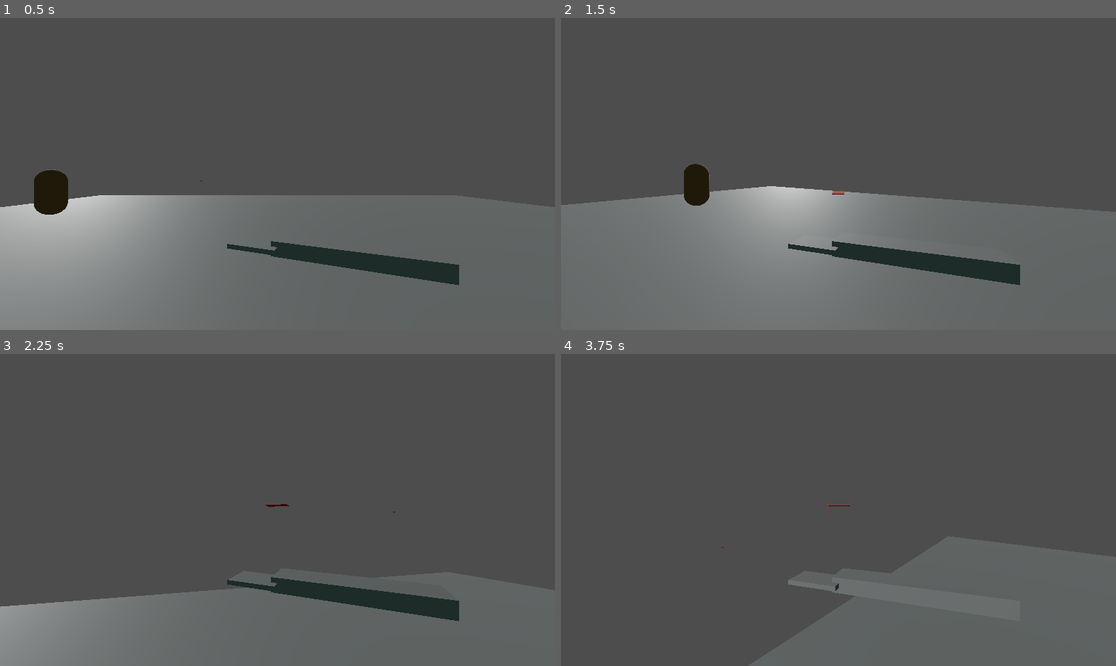
Above: before the commit, frames 1-4 (two rows, left to right).
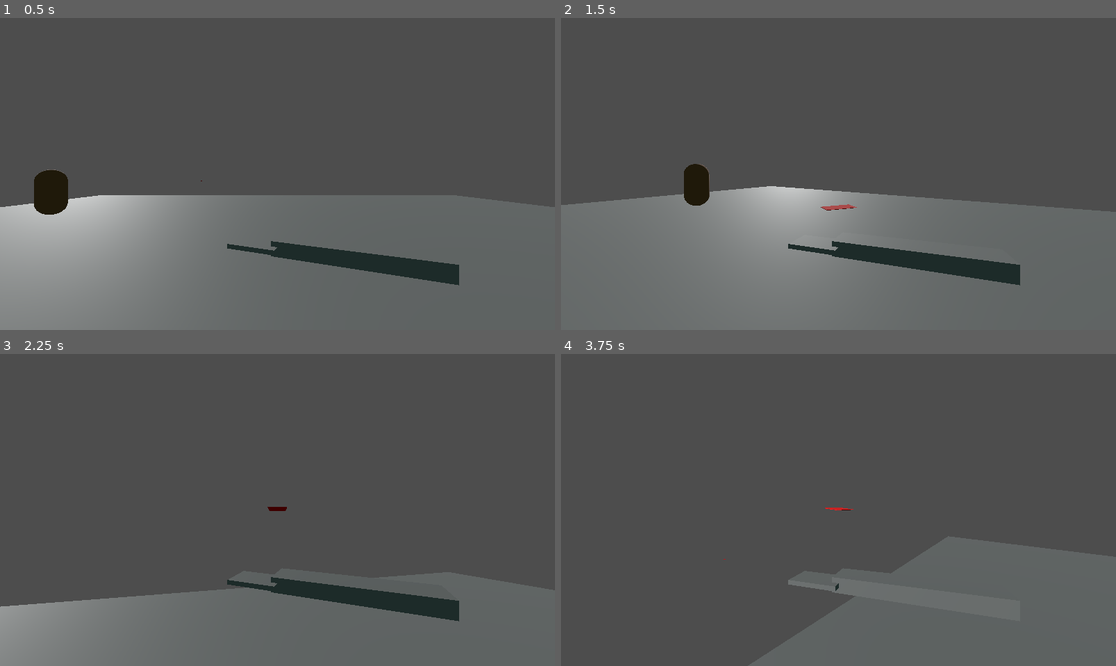
Above: after the commit, the same moments.

Repository: BlackBrad/network-ninja
Game: Godot game, scene res://scenes/test_level.tscn
Same seed, same stepped clock (60 frames per second), same inputs: the game is played once before the commit and once after it.
Inputs (mouse positions are in pixels of both pictures, inside the frame that each line leads up to):
- Up to frame 1 (0.5 s): no input
- Up to frame 2 (1.5 s): tap Enter (ui_accept) at 0.5, 0.77 s; move the mouse to (866, 174) at 0.52 s; hold W (move_forward) from 0.53 s (still down); click (866, 174) at 0.6 s; move the mouse to (810, 174) at 1.27 s; click (810, 174) at 1.35 s
- Up to frame 3 (2.25 s): keep holding W (move_forward); tap Enter (ui_accept) at 1.52 s; move the mouse to (288, 503) at 2.02 s; click (288, 503) at 2.1 s
- Up to frame 4 (3.75 s): keep holding W (move_forward); move the mouse to (832, 516) at 2.77 s; click (832, 516) at 2.85 s; tap Enter (ui_accept) at 3.02 s; move the mouse to (877, 513) at 3.52 s; click (877, 513) at 3.6 s

Frame 1 is identical in both runs. In frame 2, 0.1% of the frame differs, in the area x 46-54%, y 55-62%; in frame 3, less than 0.1%; in frame 4, less than 0.1%.

Commit message:
Add mouse movement to business card motion

Diff:
--- a/scripts/business_card.gd
+++ b/scripts/business_card.gd
@@ -5,6 +5,7 @@
 const SPEED = 10.0
 const ROTATION_SPEED = 5.0
 var velocity = Vector3()
+var acceleration = Vector3()
 
 # Called when the node enters the scene tree for the first time.
 func _ready():
@@ -14,6 +15,7 @@
 # Called every frame. 'delta' is the elapsed time since the previous frame.
 func _process(delta):
 	velocity -= Vector3(FRICTION, FRICTION, FRICTION) * delta
+	velocity += acceleration * delta
 	velocity.y -= GRAVITY * delta
 
 	position += velocity * delta
--- a/scripts/player.gd
+++ b/scripts/player.gd
@@ -8,6 +8,9 @@
 
 # Get the gravity from the project settings to be synced with RigidBody nodes.
 var gravity = ProjectSettings.get_setting("physics/3d/default_gravity")
+var _start_drag = Vector2()
+var _end_drag = Vector2()
+var _relative_mouse_motion = Vector2()
 
 func _ready():
 	Input.set_mouse_mode(Input.MOUSE_MODE_CAPTURED)
@@ -18,6 +21,9 @@
 
 		var pivot = $Pivot
 		pivot.rotation.x = clamp(pivot.rotation.x - event.relative.y * MOUSE_SENSITIVITY, -0.5 * PI, 0.5 * PI)
+
+		_relative_mouse_motion = event.relative
+
 
 func handle_business_card():
 	print("spawning business card")
@@ -30,7 +36,11 @@
 	instance.global_position = spawner.global_position
 
 	var forward = -spawner.global_transform.basis.z
+	var right = spawner.global_transform.basis.x
 	instance.velocity = forward * instance.SPEED + velocity
+
+	var rel = _end_drag - _start_drag
+	instance.acceleration = right * rel.x * -10.0
 
 func _physics_process(delta):
 	# Add the gravity.
@@ -42,6 +52,9 @@
 		velocity.y = JUMP_VELOCITY
 
 	if Input.is_action_just_pressed("fire"):
+		_start_drag = _relative_mouse_motion
+	if Input.is_action_just_released("fire"):
+		_end_drag = _relative_mouse_motion
 		handle_business_card()
 
 	# Get the input direction and handle the movement/deceleration.
